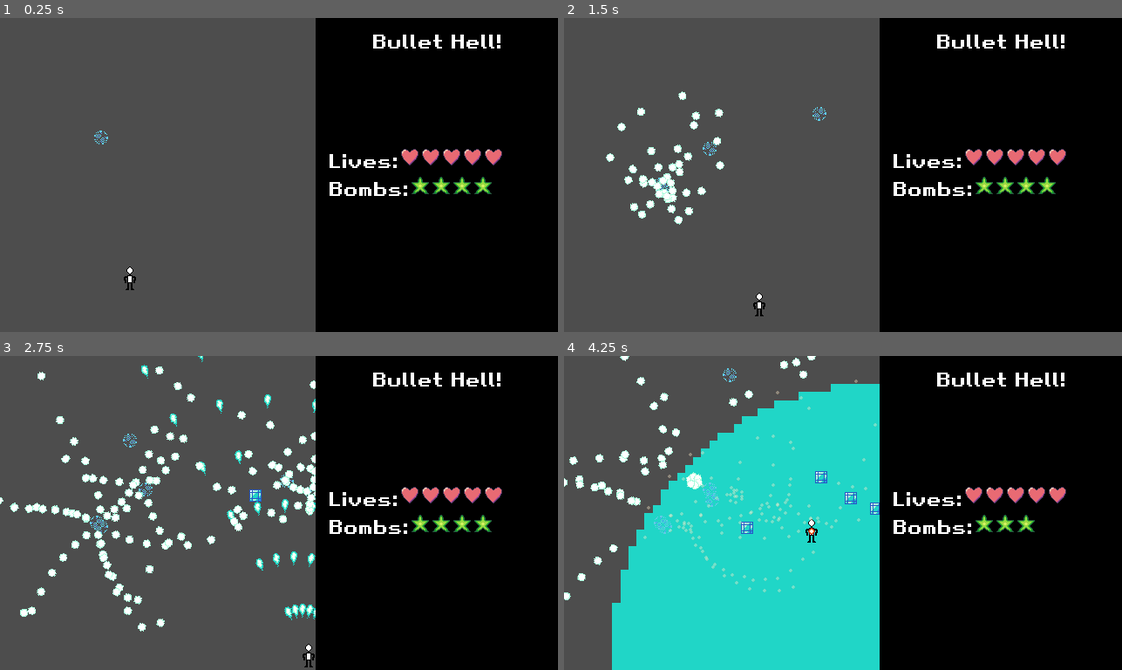
Above: before the commit, frames 1-4 (two rows, left to right).
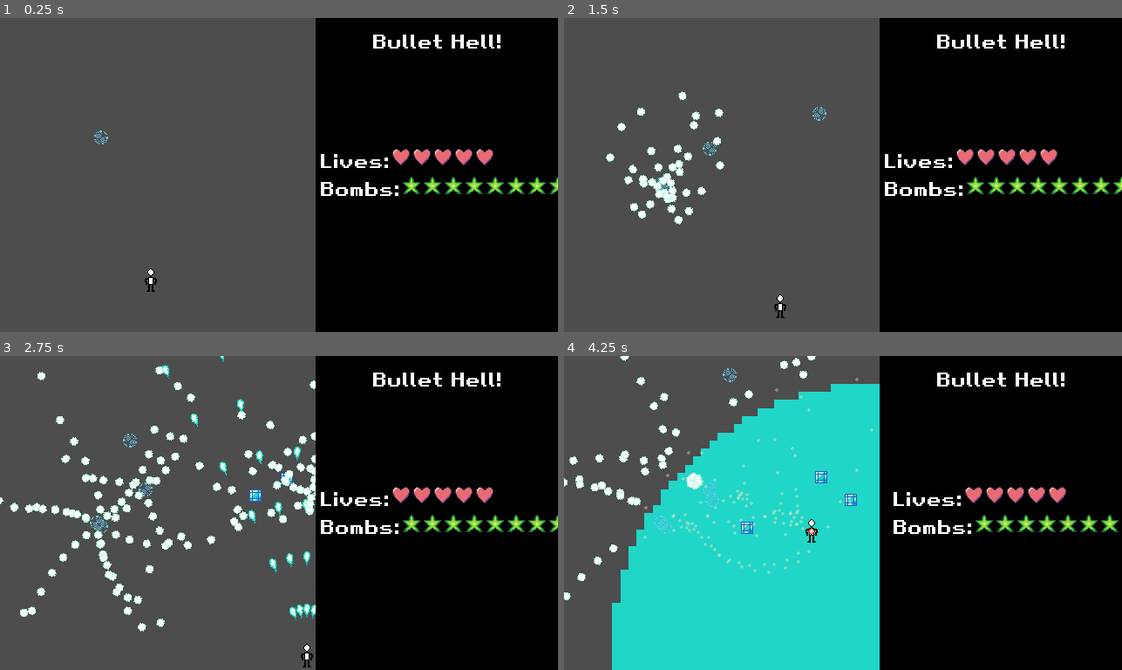
Above: after the commit, the same moments.

Repository: PhotonChaos/BulletHell
Game: Godot game, scene res://scenes/game.tscn
Same seed, same stepped clock (60 frames per second), same inputs: the game is played once before the commit and once after it.
Inputs:
- Up to frame 1 (0.25 s): no input
- Up to frame 2 (1.5 s): hold Right (move_right) 0.53-1.28 s; hold Shift (focus) 0.53-1.28 s; hold Down (move_down) from 1.28 s (still down); tap Shift (focus) at 1.35 s
- Up to frame 3 (2.75 s): release Down (move_down) at 2.03 s; hold Right (move_right) from 2.03 s (still down); hold Z (primary) from 2.03 s (still down); tap Shift (focus) at 2.3 s
- Up to frame 4 (4.25 s): release Right (move_right) at 2.78 s; release Z (primary) at 2.78 s; hold Up (move_up) 2.78-3.53 s; tap X (secondary) at 2.85 s; tap Shift (focus) at 3.05 s; hold Left (move_left) from 3.53 s (still down); hold Shift (focus) from 3.53 s (still down)

The runs differ from the first frame. In frame 1, 2.2% of the frame differs, in the area x 22-100%, y 41-88%; in frame 2, 2.2%; in frame 3, 3.2%, in the area x 25-100%, y 0-100%; in frame 4, 1.6%.

Commit message:
Added level base class with bullet spawning methods

Diff:
--- a/scenes/game.tscn
+++ b/scenes/game.tscn
@@ -25,15 +25,6 @@
 
 [node name="GameplayUI" parent="UILayer" instance=ExtResource("2_iywne")]
 
-[node name="Player" parent="." instance=ExtResource("2_lbhrr")]
-position = Vector2(149, 297)
-speed = 200.0
-focus_speed = 100.0
-fire_rate = 20.0
-shot_count = 5
-shot_spread = 45.0
-focus_spread = 15.0
-
 [node name="BulletBounds" type="Area2D" parent="."]
 visible = false
 collision_layer = 0
@@ -42,6 +33,18 @@
 [node name="CollisionShape2D" type="CollisionShape2D" parent="BulletBounds"]
 position = Vector2(205, 176)
 shape = SubResource("RectangleShape2D_e2o6t")
+debug_color = Color(0.7, 0.7, 0.7, 0.0313726)
+
+[node name="Player" parent="." instance=ExtResource("2_lbhrr")]
+position = Vector2(173, 299)
+speed = 200.0
+focus_speed = 100.0
+bombs = 8
+fire_rate = 20.0
+shot_count = 5
+shot_spread = 45.0
+focus_spread = 15.0
+invincible = true
 
 [node name="BulletSoundPlayer" type="AudioStreamPlayer2D" parent="."]
 stream = ExtResource("4_lbhrr")
@@ -57,26 +60,30 @@
 [node name="CollisionShape2D" type="CollisionShape2D" parent="Walls/BottomWall"]
 position = Vector2(323, 361)
 shape = SubResource("RectangleShape2D_lbhrr")
+debug_color = Color(0.7, 0.7, 0.7, 0.419608)
 
 [node name="TopWall" type="StaticBody2D" parent="Walls"]
 
 [node name="CollisionShape2D" type="CollisionShape2D" parent="Walls/TopWall"]
 position = Vector2(315, -1)
 shape = SubResource("RectangleShape2D_lbhrr")
+debug_color = Color(0.7, 0.7, 0.7, 0.419608)
 
 [node name="LeftWall" type="StaticBody2D" parent="Walls"]
 
 [node name="CollisionShape2D" type="CollisionShape2D" parent="Walls/LeftWall"]
 position = Vector2(-1, 182)
 shape = SubResource("RectangleShape2D_iywne")
+debug_color = Color(0.7, 0.7, 0.7, 0.419608)
 
 [node name="RightWall" type="StaticBody2D" parent="Walls"]
 
 [node name="CollisionShape2D" type="CollisionShape2D" parent="Walls/RightWall"]
 position = Vector2(362, 183)
 shape = SubResource("RectangleShape2D_p57ef")
+debug_color = Color(0.7, 0.7, 0.7, 0.419608)
 
+[connection signal="area_entered" from="BulletBounds" to="." method="_on_bullet_bounds_area_entered"]
+[connection signal="area_exited" from="BulletBounds" to="." method="_on_bullet_bounds_area_exited"]
 [connection signal="bombs_changed" from="Player" to="." method="_on_player_bombs_changed"]
 [connection signal="lives_changed" from="Player" to="." method="_on_player_lives_changed"]
-[connection signal="area_entered" from="BulletBounds" to="." method="_on_bullet_bounds_area_entered"]
-[connection signal="area_exited" from="BulletBounds" to="." method="_on_bullet_bounds_area_exited"]
--- /dev/null
+++ b/scenes/levels/test_level.tscn
@@ -0,0 +1,10 @@
+[gd_scene load_steps=2 format=3 uid="uid://cgknclatif1f1"]
+
+[ext_resource type="Script" uid="uid://dfqx76iri36r6" path="res://scripts/level/test_level.gd" id="1_jbqir"]
+
+[node name="TestLevel" type="Node2D"]
+script = ExtResource("1_jbqir")
+title = "Test Level"
+subtitle = "The level for testing..."
+level_id = "level_test"
+metadata/_custom_type_script = "uid://ccq1mf1ulq3vq"
--- a/scenes/player.tscn
+++ b/scenes/player.tscn
@@ -1,10 +1,11 @@
-[gd_scene load_steps=12 format=3 uid="uid://b5a8qqajkoryp"]
+[gd_scene load_steps=13 format=3 uid="uid://b5a8qqajkoryp"]
 
 [ext_resource type="Script" uid="uid://bi0cje8dqty4t" path="res://scripts/player/player.gd" id="1_4flbx"]
 [ext_resource type="Texture2D" uid="uid://dnck3uf6dygsx" path="res://textures/player.png" id="1_onrkg"]
 [ext_resource type="Texture2D" uid="uid://cp17eer47sjjy" path="res://textures/hitbox.png" id="3_i3pqv"]
 [ext_resource type="AudioStream" uid="uid://k61e757lhigq" path="res://sound/hitHurt.wav" id="4_dqkch"]
 [ext_resource type="AudioStream" uid="uid://cul6jc03mcold" path="res://sound/not_mine/click.mp3" id="5_qlg0r"]
+[ext_resource type="AudioStream" uid="uid://vdp0ujrss5mj" path="res://sound/click(5).wav" id="6_tuyoq"]
 
 [sub_resource type="PhysicsMaterial" id="PhysicsMaterial_dqkch"]
 friction = 0.0
@@ -88,6 +89,9 @@
 [node name="PlayerGrazeSFX" type="AudioStreamPlayer2D" parent="."]
 stream = ExtResource("5_qlg0r")
 
+[node name="PlayerItemSFX" type="AudioStreamPlayer2D" parent="."]
+stream = ExtResource("6_tuyoq")
+
 [connection signal="ready" from="." to="." method="_on_ready"]
 [connection signal="area_entered" from="HitboxSprite/PlayerHitbox" to="." method="_on_player_hitbox_area_entered"]
 [connection signal="area_entered" from="PlayerGrazebox" to="." method="_on_player_grazebox_area_entered"]
--- a/scripts/enemy/enemy.gd
+++ b/scripts/enemy/enemy.gd
@@ -3,25 +3,30 @@
 
 signal die
 
-## Called every enemy tick. Function of type Callable(age: int, pos: Vector2)
+## Called every enemy tick. Function of type Callable(age: int, pos: Vector2, level: Level)
 var tick_func: Callable = Callable()
 
-## Called when the enemy dies. Function of type Callable(age: int, pos: Vector2)
+## Called when the enemy dies. Function of type Callable(age: int, pos: Vector2, level: Level)
 var death_func: Callable = Callable()
 
 ## Lerp stuff
 var destination: Vector2 = Vector2.ZERO
-var target_dest: bool = false
+var target_dest: bool = true
 var interp_time: float = 2.0
 
 ## Time in seconds between calls of the [method Enemy.tick] method
 var tick_duration: float = 0
 var _tick_counter: float = 0
 
+# Dependency injection for the callables
 var _lifetime: float
+var _level_ref: Level = null
 
 func _ready() -> void:
 	_lifetime = 0
+
+	if _level_ref == null:
+		print_rich("[color=red]ERROR: Enemy spawned with no level reference![/color]")
 
 func _physics_process(delta: float) -> void:
 	_lifetime += delta
--- a/scripts/game.gd
+++ b/scripts/game.gd
@@ -21,6 +21,9 @@
 #    - Level node is abstract, levels are subclasses of the base Level node
 #    - Level base class has all the bullet spawn/clear methods
 #    - Level base class has enemy spawning methods + dialogue starting methods
+# - Figure out SFX for level stuff
+
+@export var levels: Array[Level]
 
 @onready var bullet_sfx = $BulletSoundPlayer as AudioStreamPlayer2D
 @onready var enemy_death_sfx = $EnemyDeathSoundPlayer as AudioStreamPlayer2D
@@ -109,7 +112,7 @@
 
 	item.position = _position
 	item.item_type = type
-	_game_instance.add_child(item)
+	_game_instance.call_deferred("add_child", item)
 
 	return item
 
--- a/scripts/item.gd
+++ b/scripts/item.gd
@@ -26,7 +26,7 @@
 const GRAVITY = 20
 const MAX_FALL_SPEED = 50
 
-const MAGNET_SPEED = 220
+const MAGNET_SPEED = 300
 
 # Item values
 const POINT_VALUE_FULL = 10000
--- /dev/null
+++ b/scripts/level/level.gd
@@ -0,0 +1,184 @@
+class_name Level
+extends Node2D
+## This is supposed to be an abstract class, so don't add nodes of this base type!
+## Subclass from this! The [method Level._play()] function gets called
+
+signal level_loaded
+signal level_finished
+
+# For SFX
+# TODO: Figure out where to handle this
+signal bullet_fired
+
+enum BulletType {
+	BALL = 0,
+	SMALL_BALL,
+	KNIFE
+}
+
+@export var title: String
+@export var subtitle: String
+@export var level_id: String
+
+# TODO: Implement object pooling
+# ## Unused at the moment.
+#@export var bullet_pools: Dictionary[Level.BulletType, int]
+
+@onready var _enemy_template: PackedScene = preload("res://scenes/enemy/enemy.tscn")
+@onready var _item_template: PackedScene = preload("res://scenes/pickup/item.tscn")
+
+const DEFAULT_BULLET_TYPE = BulletType.BALL
+
+# Screw it, I'm just gonna hardcode this.
+const bullet_library: Dictionary = {
+	BulletType.BALL: preload('res://scenes/bullets/bullet.tscn'),
+	BulletType.KNIFE: preload('res://scenes/bullets/bullet_knife.tscn'),
+	BulletType.SMALL_BALL: preload('res://scenes/bullets/bullet_small.tscn')
+}
+
+var _player_ref: Player = null
+
+var _level_thread: Thread = null
+
+# ############
+# Core Functions
+
+## Called to set up object pools. Not implemented yet.
+func setup(player_ref: Player) -> void:
+	_player_ref = player_ref
+
+
+## Begin the level script in a new thread.[br]
+## Make sure to call [method Level.setup()] first!
+func play() -> void:
+	_level_thread = Thread.new()
+
+	_level_thread.start(_play)
+	_level_thread.wait_to_finish()
+
+	level_finished.emit()
+
+
+## Internal version of the play method, executes in a new thread.[br]
+## This is what is overridden in subclasses, do not call this directly.
+func _play() -> void:
+	pass
+
+
+# ############
+# Utility Functions
+
+# Meant to help the subclasses do their thing.
+
+## Returns the global position of the player.
+func get_player_pos() -> Vector2:
+	if not _player_ref:
+		return Vector2.ZERO
+	else:
+		return _player_ref.position
+
+
+# Enemy spawning
+
+## Spawns a standard enemy. Death functions must be added manually.[br]
+## Enemy will spawn at [param pos] and fly to [param dest].
+func spawn_enemy(pos: Vector2, dest: Vector2, tick_length: float, shot_func: Callable) -> Enemy:
+	var enemy = _enemy_template.instantiate()
+
+	enemy.position = pos
+	enemy.destination = dest
+	enemy.tick_duration = tick_length
+	enemy.tick_func = shot_func
+
+	add_child(enemy)
+
+	return enemy
+
+
+## Spawns a wave of [param count] enemies, at time intervals of [param spacing] seconds.[br]
+func spawn_enemy_wave(count: int, spacing: float, pos: Vector2, dest: Vector2, tick_length: float, shot_func: Callable) -> Array[Enemy]:
+	var enemies = []
+
+	for i in range(count):
+		var enemy = spawn_enemy(pos, dest, tick_length, shot_func)
+		enemies.append(enemy)
+
+		if i != count-1:
+			OS.delay_msec(floor(spacing*1000))
+
+	return enemies
+
+
+# Bullet spawning, for enemies mainly
+
+## Produces the template for the bullet with id [param name]
+func get_bullet_template(name: BulletType) -> PackedScene:
+	if not (name in bullet_library):
+		print_rich("[color=yellow]Warning:[/color] Unknown bullet type '"+BulletType.keys()[name]+"'")
+		name = DEFAULT_BULLET_TYPE
+
+	return bullet_library[name]
+
+
+## Spawns a bullet of [param type] at [param position] with properties [param args].[br]
+## Returns a reference to the new bullet.
+func spawn_bullet(_position: Vector2, type: BulletType, args: BulletStats=null) -> Bullet:
+	# TODO: Make this work with object pooling
+	var bullet: Bullet = get_bullet_template(type).instantiate()
+
+	bullet.position = _position
+	bullet.init(args)
+
+	return bullet
+
+
+## Spawns a shotgun-burst containing [param count] bullets of [param type],
+## spread evenly across an arc of [param spread]. [br]
+## The arc is centred on a vector rotated by [param rotation], and the
+## bullets spawn [param distance] away from [param position] along the aim vector.[br]
+## The bullets will have a velocity of [param v] in the direction they are facing, with acceleration [param a].[br]
+## Also, the bullets will be added as children of the game controller.
+## Returns an array containing the bullets, ordered from lowest angle aim vector to highest.
+func spawn_burst(_position: Vector2, type: BulletType, count: int, spread: float, rotation: float, dist: float, v: float, a: float) -> Array[Bullet]:
+	var bullets: Array[Bullet] = []
+	var angle_gap = spread / count
+	var start_angle = rotation - spread / 2
+
+	for i in range(count):
+		var bullet_dir = start_angle + angle_gap * i
+		var point_dir = Vector2.from_angle(bullet_dir)
+
+		var bullet: Bullet = spawn_bullet(_position + point_dir * dist, type)
+
+		bullet.rotation = bullet_dir
+		bullet.velocity = point_dir * v
+		bullet.acceleration = point_dir * a
+
+		bullets.append(bullet)
+
+	bullet_fired.emit()
+
+	for bullet in bullets:
+		add_child(bullet)
+
+	return bullets
+
+
+## Same as [method Level.spawn_burst] but spawns them in a circle.
+func spawn_ring(_position: Vector2, type: BulletType, count: int, _rotation: float=0, dist: float=0, v: float=0, a: float=0) -> Array[Bullet]:
+	return spawn_burst(_position, type, count, TAU, _rotation, dist, v, a)
+
+
+# Other spawning
+
+## Spawns an item of [param type] at [param _position].[br]
+## Returns a refernece to the item node.
+func spawn_item(_position: Vector2, type: Item.ItemType) -> Item:
+	var item: Item = _item_template.instantiate()
+
+	item.position = _position
+	item.item_type = type
+
+	call_deferred("add_child", item)
+
+	return item
--- /dev/null
+++ b/scripts/level/test_level.gd
@@ -0,0 +1,4 @@
+extends Level
+
+func _play() -> void:
+	print("PEE")
--- a/scripts/player/player.gd
+++ b/scripts/player/player.gd
@@ -18,10 +18,15 @@
 @export_range(1, 360) var shot_spread: float
 @export_range(1, 360) var focus_spread: float
 
+@export_group("Cheats")
+@export var invincible: bool = false
+
 ## Game Variables
 @onready var hitbox_sprite: Sprite2D = $HitboxSprite
+
 @onready var sfx_player_hit: AudioStreamPlayer2D = $PlayerHitSFX
 @onready var sfx_player_graze: AudioStreamPlayer2D = $PlayerGrazeSFX
+@onready var sfx_player_item: AudioStreamPlayer2D = $PlayerItemSFX
 
 var shot_template: PackedScene = preload("res://scenes/player_shot.tscn")
 var bomb_template: PackedScene = preload("res://scenes/bomb.tscn")
@@ -165,7 +170,7 @@
 
 
 func _on_player_hitbox_area_entered(area: Area2D) -> void:
-	if itime > 0:
+	if itime > 0 or invincible:
 		return
 
 	_lives -= 1
@@ -184,6 +189,7 @@
 
 func _on_item_hitbox_area_entered(area: Area2D) -> void:
 	if area is Item:
+		sfx_player_item.play()
 		(area as Item).apply(self)
 		area.queue_free()
 
Not shown, added: scripts/level/level.gd.uid
Not shown, added: scripts/level/test_level.gd.uid
